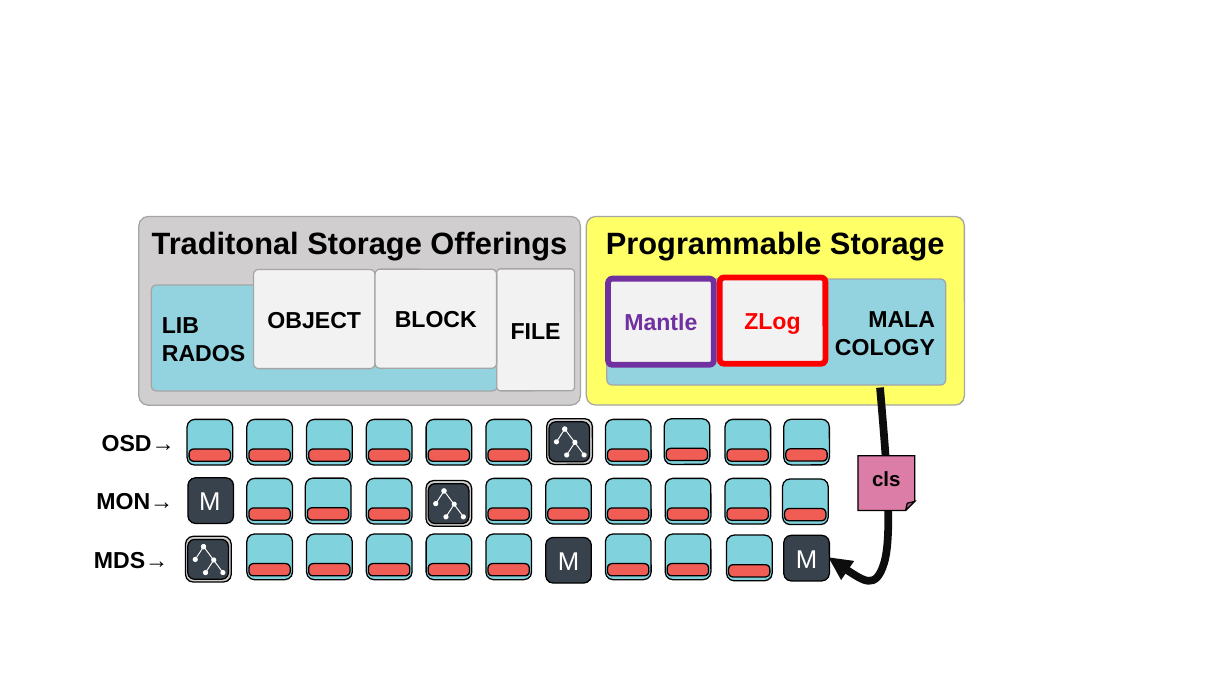
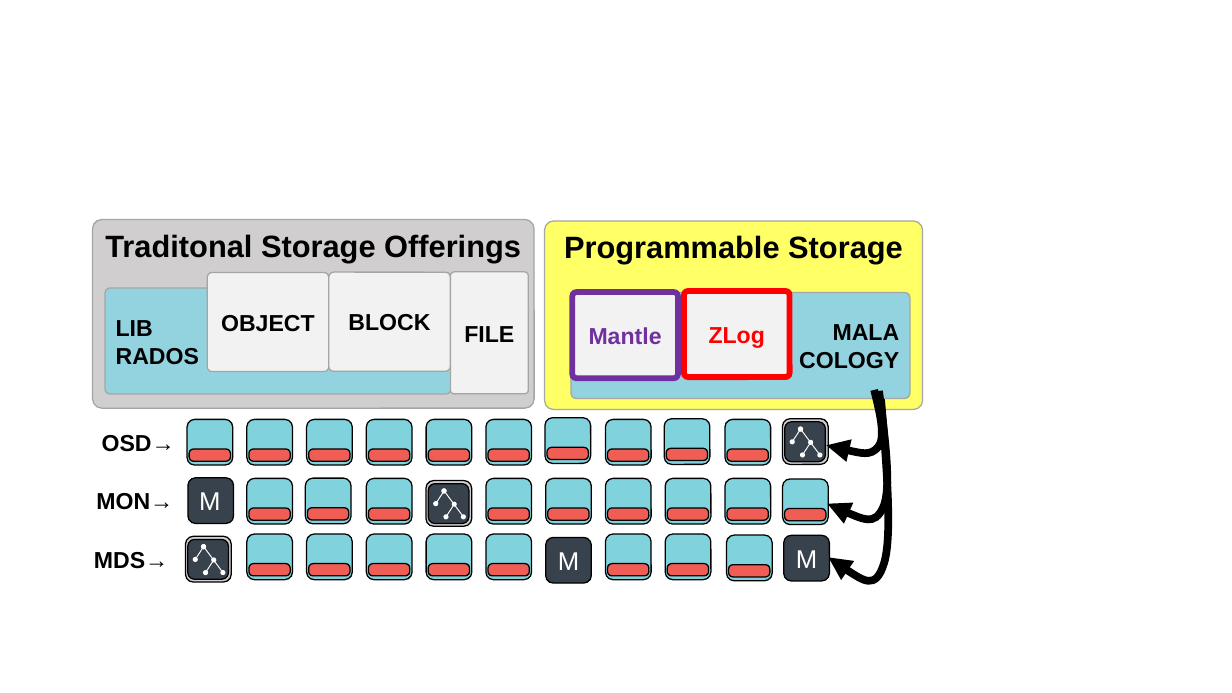
Before and after one commit to michaelsevilla/malacology-popper, a slide deck: slide 3 of paper/figures/figures.pptx. Drawn at 1232x693 pixels with LibreOffice and Linux fonts; fonts in the diff are those of the drawing. Boxes give left, top, right and bottom in pixels: in the first picture for what was removed or moved away, otherwise in the second. Text is boxed around its words. In the diff, an @@ line names an element or a change of style, - is before the commit and + after.

```diff
--- a/paper/figures/figures.pptx
+++ b/paper/figures/figures.pptx
@@ 6 rounded rectangles: place and size @@
-6 rounded rectangles at [139,216,965,405]
+6 rounded rectangles at [92,220,922,409]
@@ 3 rounded rectangles: place and size @@
-3 rounded rectangles at [607,277,946,385]
+3 rounded rectangles at [571,291,910,399]
@@ freeform shape at [829,387,889,578]: outline #0D0D0D 6 pt to #000000 6 pt @@
@@ rounded rectangle: place and size @@
-rounded rectangle at [784,420,829,465]
+rounded rectangle at [545,418,591,463]
@@ freeform shape added at [826,390,882,452], outline #000000 6 pt @@
@@ freeform shape added at [828,391,888,518], outline #000000 6 pt @@
@@ rounded rectangle: place and size @@
-rounded rectangle at [786,449,827,461]
+rounded rectangle at [547,447,589,459]
@@ 3 double arrows, 2 rounded rectangles: place and size @@
-3 double arrows, 2 rounded rectangles at [547,419,592,464]
+3 double arrows, 2 rounded rectangles at [783,419,828,464]
@@ folded corner removed at [859,456,915,510] @@
-cls
```
Also in this commit, not shown: 2 other files.
